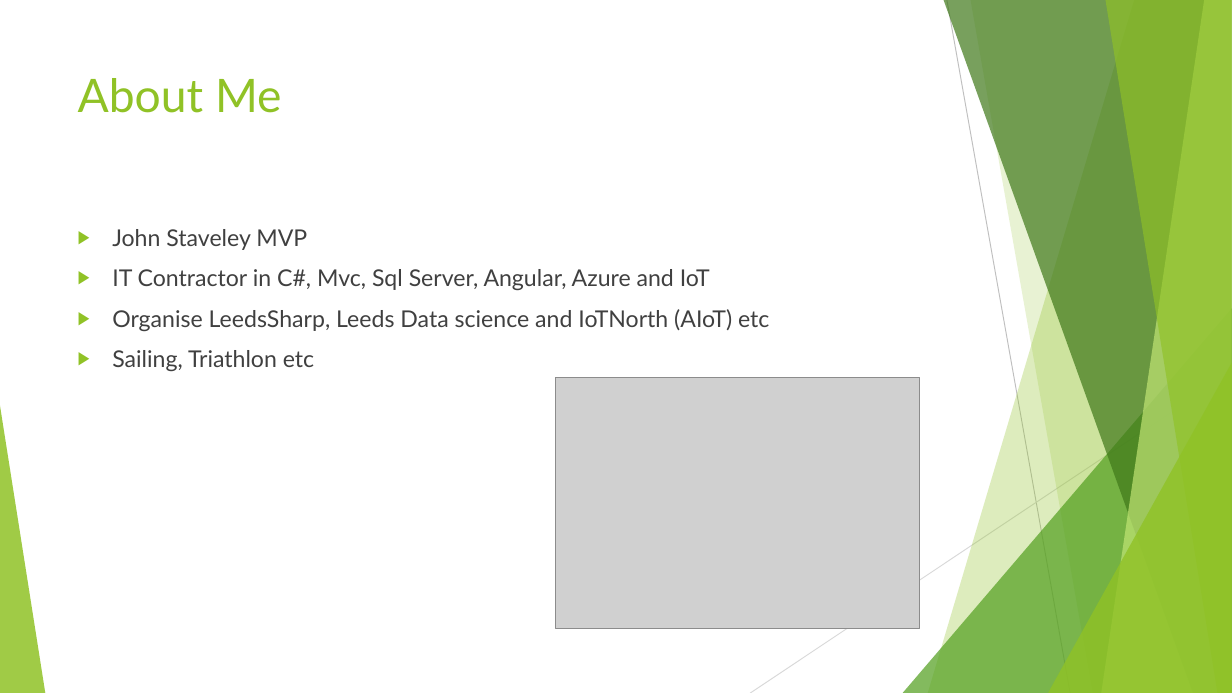
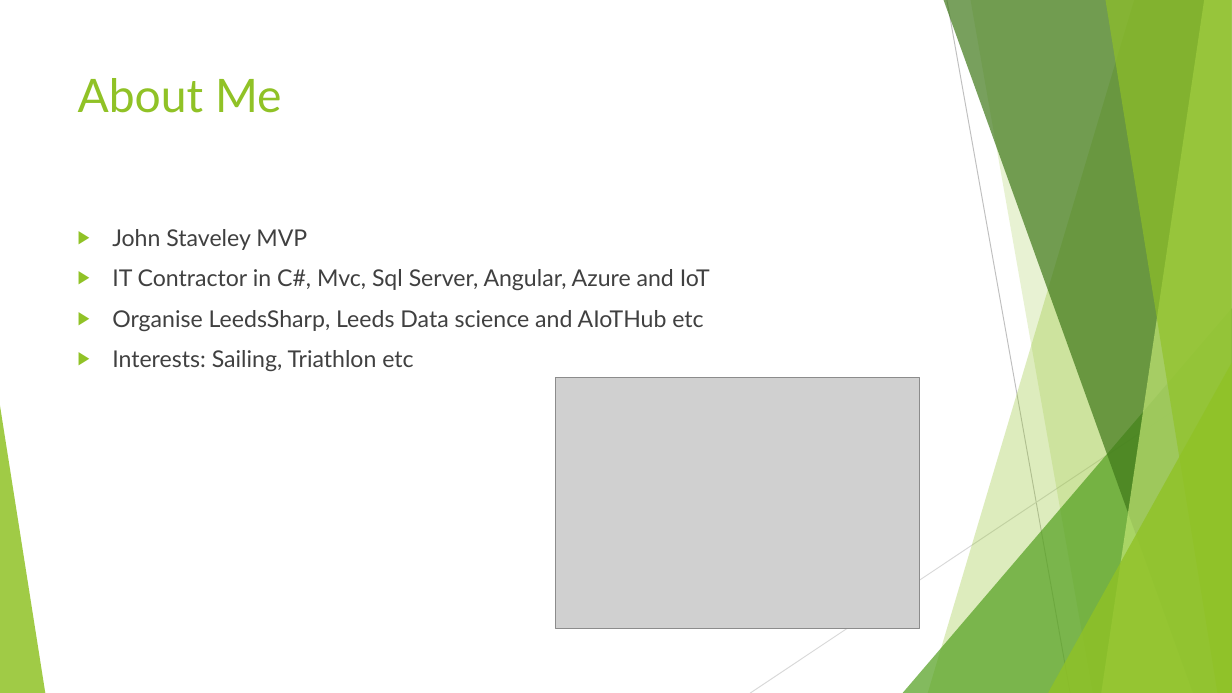
Before and after one commit to johnstaveley/JaaS, a slide deck: slide 2 of JaaS.pptx. Drawn at 1232x693 pixels with LibreOffice and Linux fonts; fonts in the diff are those of the drawing; grey boxes stand for pictures. Boxes give left, top, right and bottom in pixels: in the first picture for what was removed or moved away, otherwise in the second. Text is boxed around its words. In the diff, an @@ line names an element or a change of style, - is before the commit and + after.

```diff
--- a/JaaS.pptx
+++ b/JaaS.pptx
@@ text at (112, 310, 703, 371): text changed @@
-▶ Organise LeedsSharp, Leeds Data science and IoTNorth (AIoT) etc
-▶ Sailing, Triathlon etc
+▶ Organise LeedsSharp, Leeds Data science and AIoTHub etc
+▶ Interests: Sailing, Triathlon etc
```
Also in this commit, not shown: 3 other slides changed, 2 other files.
